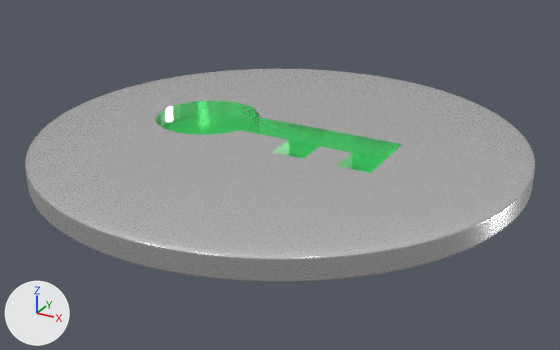
What one commit did to the FBX model Assets/MarianneDEV/Models/KeyPog.fbx.
Both versions are drawn from a 50 mm lens placed at (0.668, -1.215, 0.546), pointed at (0.011, -0.02, -0.051). The axes (+X, +Y, +Z) are drawn at lower left. The lights are the same throughout. Where no turn or scale is listed for an object, it has been applied to the vertices.

The scene before the commit, as lines of its bpy script (objects in view):
```python
mat_material_004 = principled_material('Material.004')
mat_material_004.base_color = (0.88, 0.863, 0.871)  # white #f1eff0
mat_material_004.metallic = 0.953
mat_material_004.roughness = 0.248
mat_material_006 = principled_material('Material.006')
mat_material_006.base_color = (0.00857, 0.93, 0.136)  # green #17f767
mat_material_006.metallic = 0.709
mat_material_006.roughness = 0.248
me_cylinder = bpy.data.meshes.new('Cylinder')
me_cylinder.from_pydata(...)  # 9477 vertices, 9263 faces; spans x -0.466..0.466, y -0.464..0.464, z -0.032..0.032
# faces by material slot: [9255, 8]
me_cylinder.materials.append(mat_material_004)  # white #f1eff0
me_cylinder.materials.append(mat_material_006)  # green #17f767
ob_keypog = bpy.data.objects.new('keypog', me_cylinder)
ob_keypog.location = (0.0, 0.0, 0.0)
```
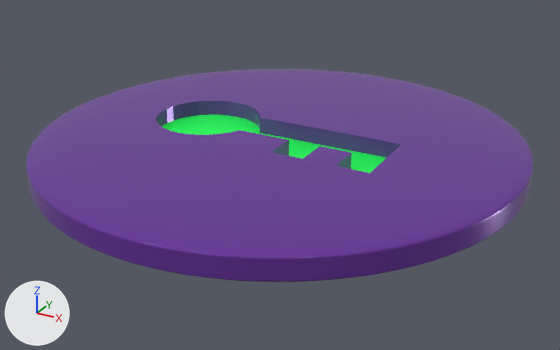
What the commit changed:
Material 'Material.004' (mat_material_004) changes colour from white #f1eff0 to purple #6c34a0; in linear values from (0.88, 0.863, 0.871) to (0.15, 0.0343, 0.352).
In material 'Material.004' (mat_material_004), metallic goes from 0.953 to 0.244.
In material 'Material.006' (mat_material_006), roughness goes from 0.248 to 0.445.
In material 'Material.006' (mat_material_006), emission_strength is now set to 1.0.

What differs and where, as boxes [x1, y1, x2, y2] in the pictures (560 x 350 px):
'keypog', recoloured, surface changed (white to purple): [25, 69, 535, 282] in both
